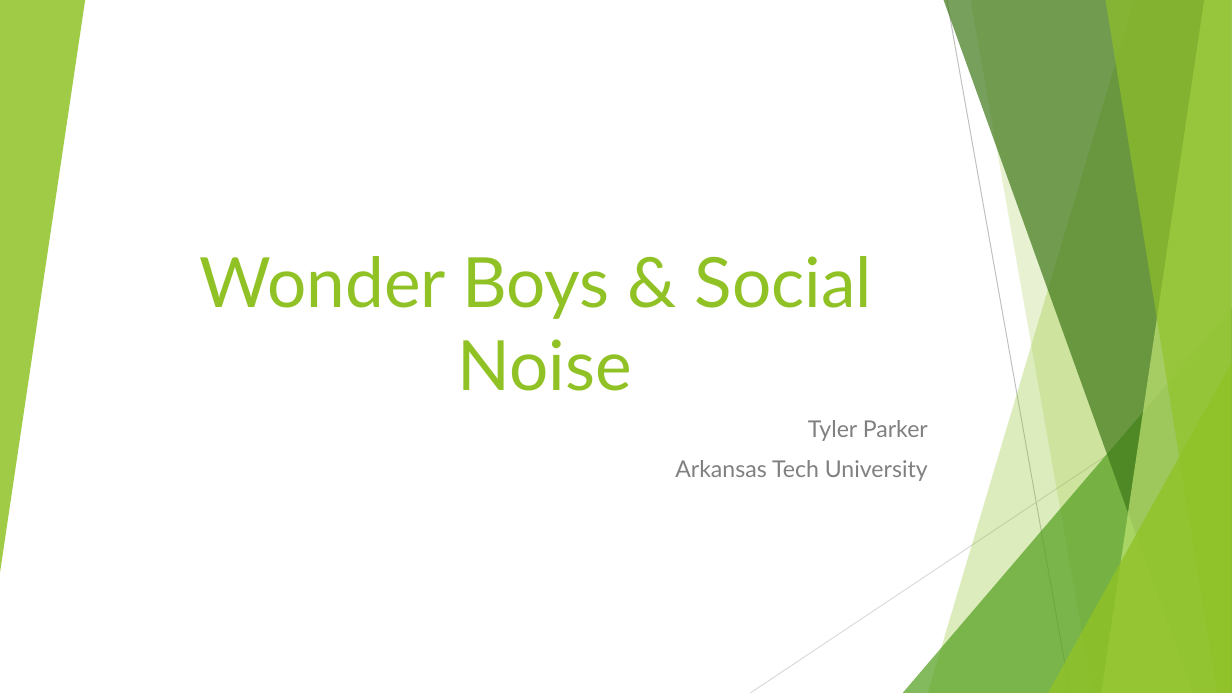
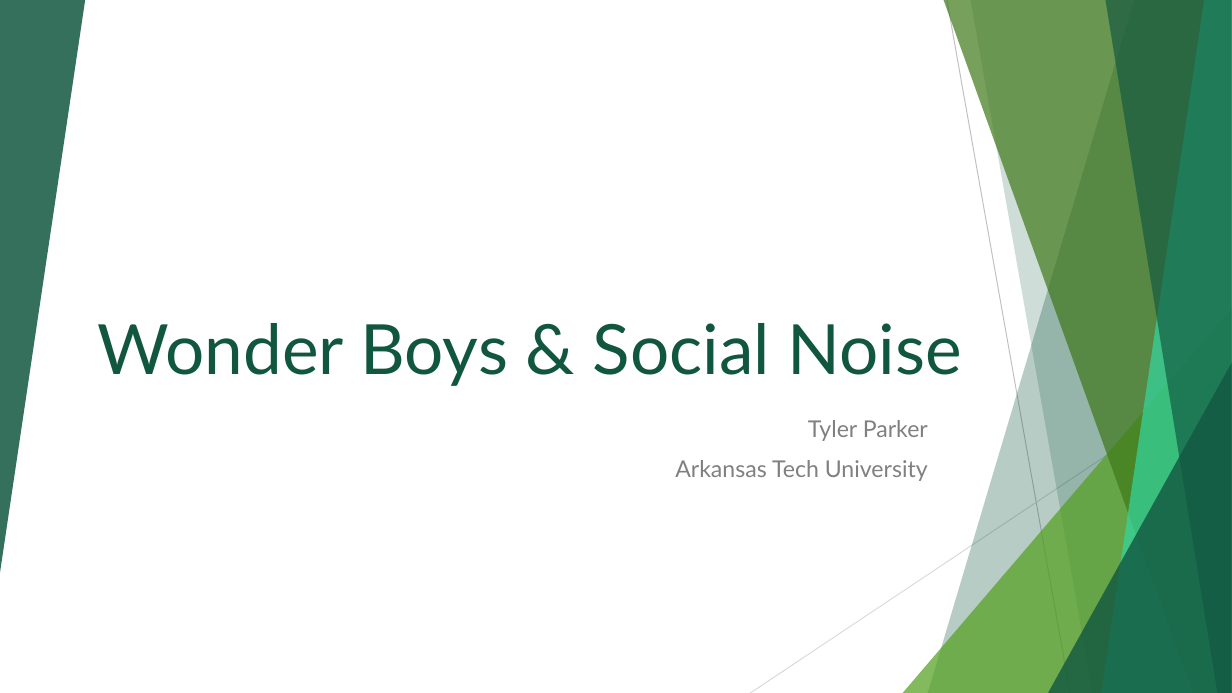
Before and after one commit to tylerparker22/work_to_show, a slide deck: slide 1 of Scolarship Symposium.pptm. Drawn at 1232x693 pixels with LibreOffice and Linux fonts; fonts in the diff are those of the drawing. Boxes give left, top, right and bottom in pixels: in the first picture for what was removed or moved away, otherwise in the second. Text is boxed around its words. In the diff, an @@ line names an element or a change of style, - is before the commit and + after.

```diff
--- a/Scolarship Symposium.pptm
+++ b/Scolarship Symposium.pptm
@@ triangle at (x1=0, y1=0, x2=85, y2=573): fill #90C226 at 85% opacity to #115740 at 85% opacity @@
@@ freeform shape at (x1=928, y1=0, x2=1232, y2=693): fill #90C226 at 30% opacity to #115740 at 30% opacity @@
@@ freeform shape at (x1=970, y1=0, x2=1232, y2=693): fill #90C226 at 20% opacity to #115740 at 20% opacity @@
@@ freeform shape at (x1=1102, y1=0, x2=1232, y2=693): fill #C0E474 at 70% opacity to #33D7A1 at 70% opacity @@
@@ freeform shape at (x1=1105, y1=0, x2=1232, y2=693): fill #90C226 at 65% opacity to #115740 at 65% opacity @@
@@ title "Wonder Boys & Social Noise" moved from (x1=200, y1=256, x2=872, y2=391) to (x1=98, y1=323, x2=962, y2=386) @@
@@ title "Wonder Boys & Social Noise" at (x1=98, y1=323, x2=962, y2=386): text colour #90C226 to #115740; vertical alignment bottom to middle @@
@@ triangle at (x1=1048, y1=363, x2=1232, y2=693): fill #90C226 at 80% opacity to #115740 at 80% opacity @@
```
Also in this commit, not shown: 7 other slides changed, 6 slides added, 5 slides removed, 43 other files.
